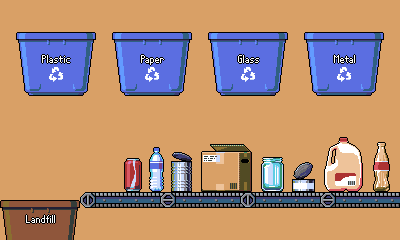
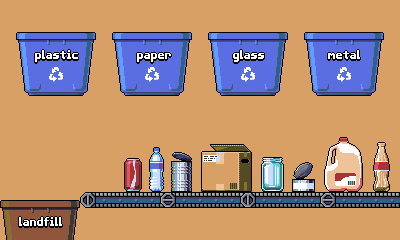
Layer changes from the first 400px x 240px image to the second:
painted on "Labels" over 18, 49, 361, 228
painted on "Bin" over 25, 214, 56, 224
